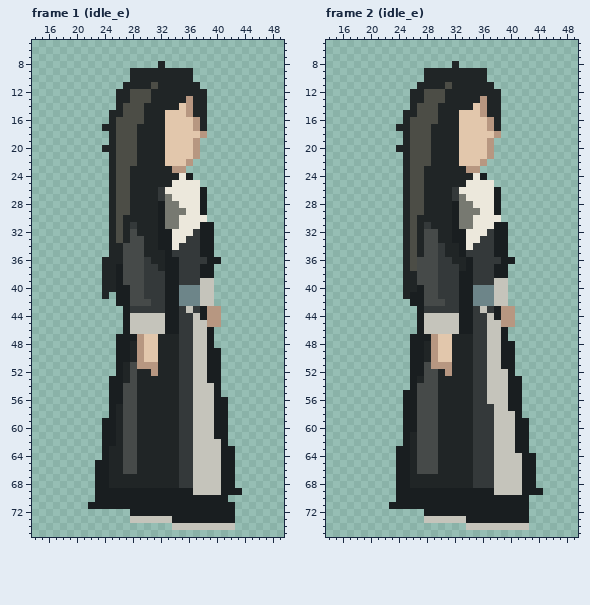
One commit to this pixel-art file: assets/character/swordsman.aseprite. Above is the file before it was changed.
64x80 pixels, 256 frames. Colours within 5 levels of each other are drawn and written as one. Shown: frame 1 (idle_e): x 14..49, y 5..75; frame 2 (idle_e): x 14..49, y 5..75. The commit also changed other frames, which this record leaves out.
New version:
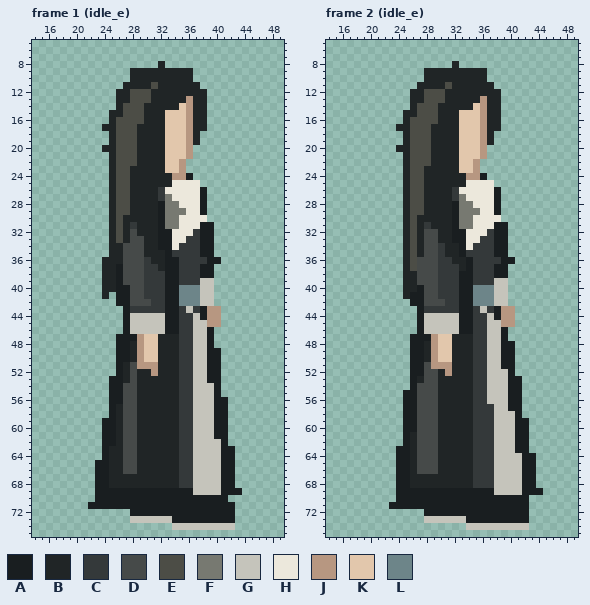
Palette (. is transparent): A #191e20  B #202526  C #34393a  D #464a49  E #4c4d46  F #777971  G #c5c4bb  H #ece8dc  J #b79781  K #e2c7ac  L #6d8589
From the commit log: fix: refine side faces and distinguish hovering from moving flight
Difference:
Frame 1 (idle_e), layer "Hair and face":
The edit turns colour J into colour B in rows 16 to 17 at x 37; in row 19 at x 37.
The edit turns colour K into colour B in row 18 at x 37.
The edit turns colour B into colour J in row 24 at x 34.
The edit turns colour H into colour J in row 24 at x 35.
The edit turns colour K into colour J in rows 16 to 21 at x 36; in row 22 at x 35.
The edit turns colour B into colour K in row 23 at x 33.
The edit turns colour J into colour K in row 23 at x 34.
The author cleared colour J in row 18 at x 38; in rows 20 to 21 at x 37; in row 22 at x 36.
Frame 2 (idle_e), layer "Hair and face": the same change as frame 1 (idle_e)
